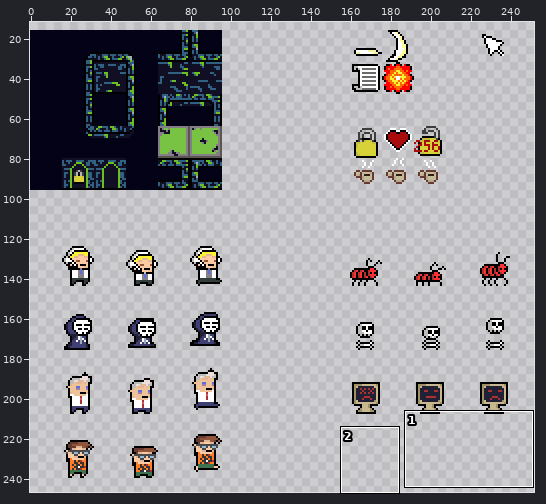
Sprite sheet -- src/res/textures/tiles.png. Above, an overview of the earlier version with the close-up marked.
Close-up. Before the commit:
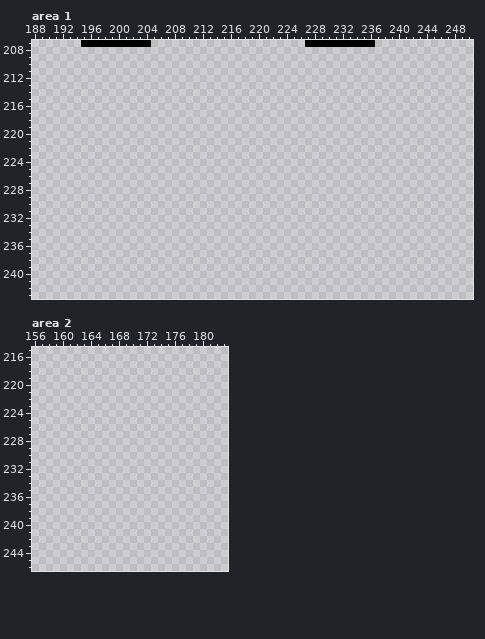
The file is 256x256 pixels. Colours within 5 levels of each other are drawn and written as one. Shown: area 1: x 188..250, y 207..243; area 2: x 156..183, y 215..246. The wide view leaves out empty margins.
After:
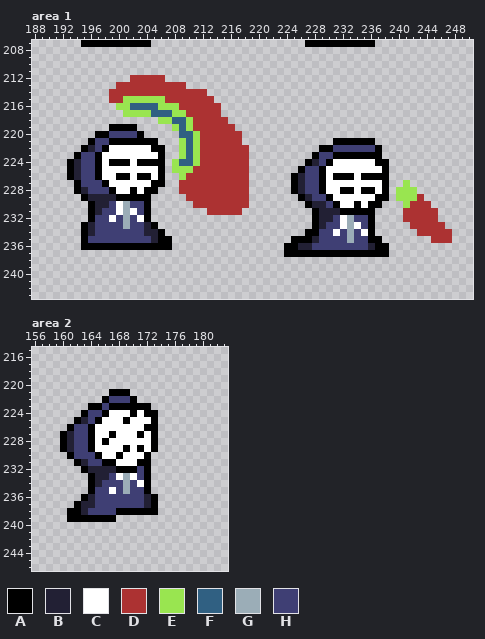
Palette (. is transparent): A #000000  B #222034  C #ffffff  D #ac3232  E #99e550  F #306082  G #9badb7  H #3f3f74
Edits made:
Changed rows in their new state; - is an unchanged pixel.
Area 1:
first column x 193:
212 ---------DDDDD-----------------------------------------
213 -------DDDDDDDDDD--------------------------------------
214 ------DDDDDDDDDDDDDD-----------------------------------
215 ------DDEEEEEEDDDDDDD----------------------------------
216 -------EEFFFFEEEDDDDDD---------------------------------
217 --------EEEEFFFEEDDDDD---------------------------------
218 -------------EEFFEDDDDD--------------------------------
219 ------AAAA-----EFEDDDDDD-------------------------------
220 ----AAHHHHA-----FFEDDDDDD------------------------------
221 ---AHHAAAAAAA---EFEDDDDDD-------------AAAAAA-----------
222 --ABHACCCCCCAA--EFEDDDDDDD----------AAHHHHHHA----------
223 -AHHACCCCCCCCA--EFEDDDDDDD---------AHHAAAAAAA----------
224 ABHHACAAACAAAA-EFFEDDDDDDD--------ABHACCCCCCAA---------
225 ABHHACCCCCCCCA-EEEDDDDDDDD-------AHHACCCCCCCCA---------
226 ABHHACCAACAACA--EDDDDDDDDD------ABHHACAAACAAAA---------
227 -AHHHACCCCCCAA--DDDDDDDDDD------ABHHACCCCCCCCA--E------
228 -ABHHHACCACAA---DDDDDDDDDD------ABHHACCAACAACA-EEE-----
229 --ABBBBAAAAA-----DDDDDDDDD-------ABHHACCCCCCAA-EEED----
230 ---ABBHCGHHA------DDDDDDDD--------ABBHACCACAA---EDDD---
231 ---ABHHCGCHA--------DDDDD----------ABBBAAAAA----DDDDD--
232 ---AHHCHGHCA-----------------------ABBHCGHHA----DDDDD--
233 --ABHHHHGHHBA----------------------ABHHCGCHA-----DDDDD-
234 --ABHHHHHHHBBA--------------------AAHHCHGHCA------DDDDD
235 --AHHHHHHHHHBAA-----------------AAABHHHHGHHAA-------DDD
236 --AAAAAAAAAAAAA----------------AABBHHHHHHHHBAA---------
237 -------------------------------AAAAAAAAAAAAAAA---------
Area 2:
first column x 160:
221 -------AAA----
222 ------AHHHA---
223 ----AAHAAAAAA-
224 ---AHHACCCACAA
225 --ABHACCCACCCA
226 -AHHACCCCCCCAA
227 ABHHACCACCCACA
228 ABHHACACCCCCCA
229 ABHHACCCCACACA
230 -AHHHACCACCCA-
231 --ABHHAACCCAA-
232 ---ABBBBAAAHA-
233 ----ABBHCGCHA-
234 ----ABHHHGHCA-
235 ----AHHCHGHHA-
236 ---ABHHHHHHHBA
237 --ABBHHHHHHHBA
238 -AABHHHHAAAAAA
239 -AAAAAAA------
Pixel boxes of the changes (left, top, right, bottom) in both close-ups:
added: (67, 75, 249, 250)
added: (284, 138, 452, 257)
added: (60, 389, 158, 522)
